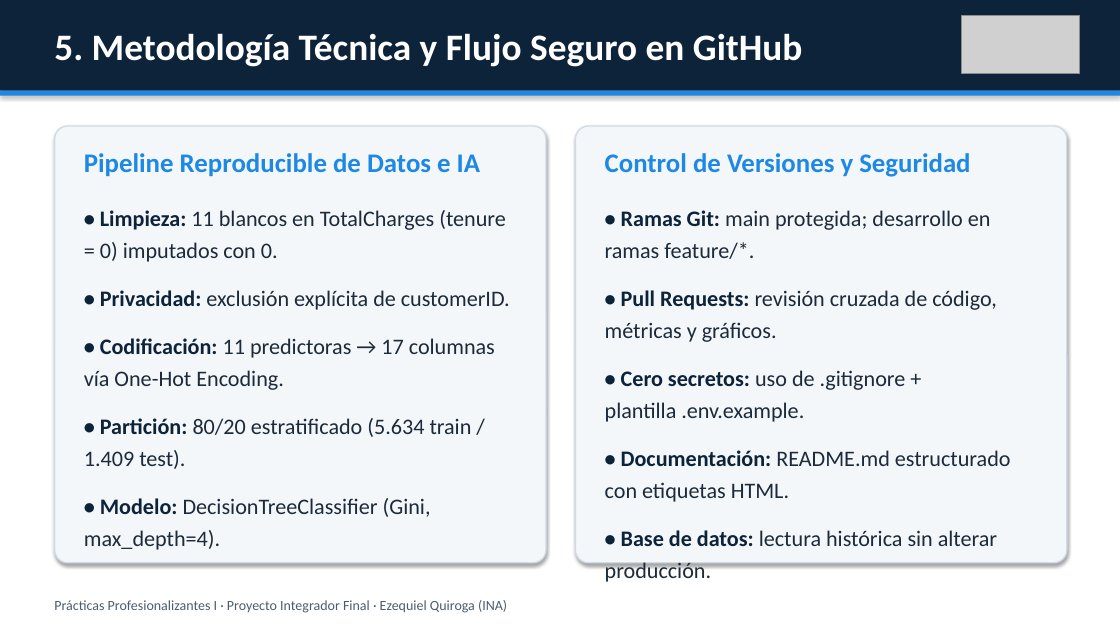
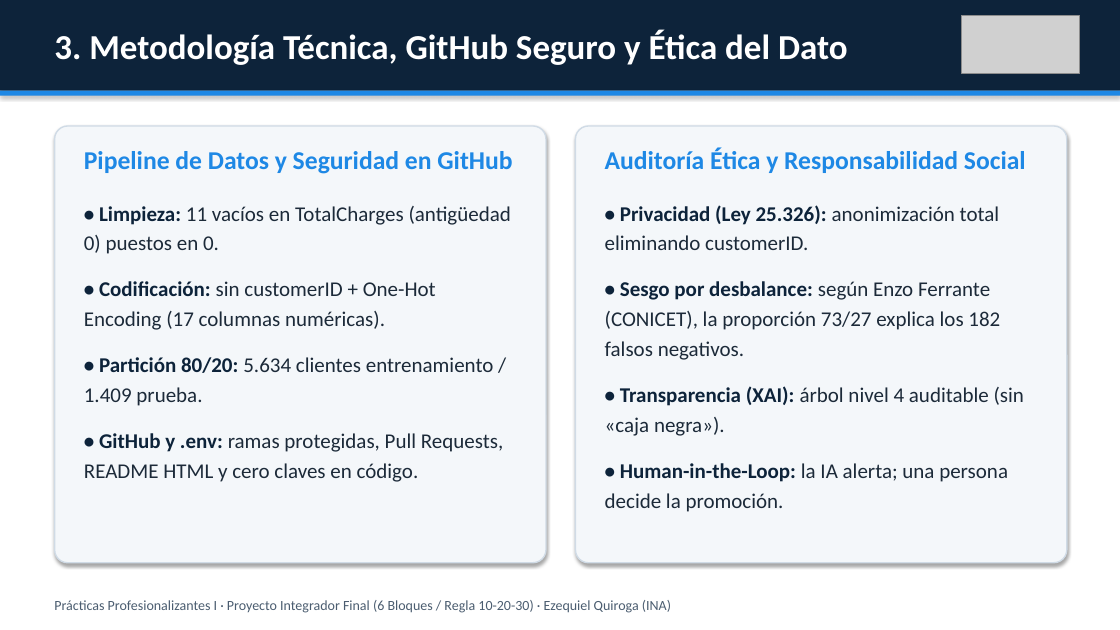
Before and after one commit to eze2307/proyecto-integrador-final-churn-ia, a slide deck: slide 4 of presentacion/Presentacion_Final_Ezequiel_Quiroga_INA.pptx (slide 6 before the commit). Drawn at 1120x630 pixels with LibreOffice and Linux fonts; fonts in the diff are those of the drawing; grey boxes stand for pictures. Boxes give left, top, right and bottom in pixels: in the first picture for what was removed or moved away, otherwise in the second. Text is boxed around its words. In the diff, an @@ line names an element or a change of style, - is before the commit and + after.

Commit message:
refactor(presentacion): sintetizar defensa en 6 diapositivas (6 bloques Clase 14)

```diff
--- a/presentacion/Presentacion_Final_Ezequiel_Quiroga_INA.pptx
+++ b/presentacion/Presentacion_Final_Ezequiel_Quiroga_INA.pptx
@@ text at bbox=[54, 30, 848, 65]: text changed; size 32 to 30 pt @@
-5. Metodología Técnica y Flujo Seguro en GitHub
+3. Metodología Técnica, GitHub Seguro y Ética del Dato
@@ text at bbox=[605, 148, 1026, 173]: text changed; size 23 to 22 pt @@
-Control de Versiones y Seguridad
+Auditoría Ética y Responsabilidad Social
@@ text at bbox=[84, 151, 512, 174]: text changed; size 23 to 22 pt @@
-Pipeline Reproducible de Datos e IA
+Pipeline de Datos y Seguridad en GitHub
@@ text at bbox=[84, 206, 511, 482]: text changed; size 19 to 18 pt @@
-• Limpieza: 11 blancos en TotalCharges (tenure = 0) imputados con 0.
-• Privacidad: exclusión explícita de customerID.
-• Codificación: 11 predictoras → 17 columnas vía One-Hot Encoding.
-• Partición: 80/20 estratificado (5.634 train / 1.409 test).
-• Modelo: DecisionTreeClassifier (Gini, max_depth=4).
+• Limpieza: 11 vacíos en TotalCharges (antigüedad 0) puestos en 0.
+• Codificación: sin customerID + One-Hot Encoding (17 columnas numéricas).
+• Partición 80/20: 5.634 clientes entrenamiento / 1.409 prueba.
+• GitHub y .env: ramas protegidas, Pull Requests, README HTML y cero claves en código.
@@ text at bbox=[605, 205, 1024, 512]: text changed; size 19 to 18 pt @@
-• Ramas Git: main protegida; desarrollo en ramas feature/*.
-• Pull Requests: revisión cruzada de código, métricas y gráficos.
-• Cero secretos: uso de .gitignore + plantilla .env.example.
-• Documentación: README.md estructurado con etiquetas HTML.
-• Base de datos: lectura histórica sin alterar producción.
+• Privacidad (Ley 25.326): anonimización total eliminando customerID.
+• Sesgo por desbalance: según Enzo Ferrante (CONICET), la proporción 73/27 explica los 182 falsos negativos.
+• Transparencia (XAI): árbol nivel 4 auditable (sin «caja negra»).
+• Human-in-the-Loop: la IA alerta; una persona decide la promoción.
@@ text at bbox=[54, 600, 671, 613]: text changed @@
-Prácticas Profesionalizantes I · Proyecto Integrador Final · Ezequiel Quiroga (INA)
+Prácticas Profesionalizantes I · Proyecto Integrador Final (6 Bloques / Regla 10-20-30) · Ezequiel Quiroga (INA)
```
Also in this commit, not shown: 4 other slides changed, 4 slides removed, 1 other file.
